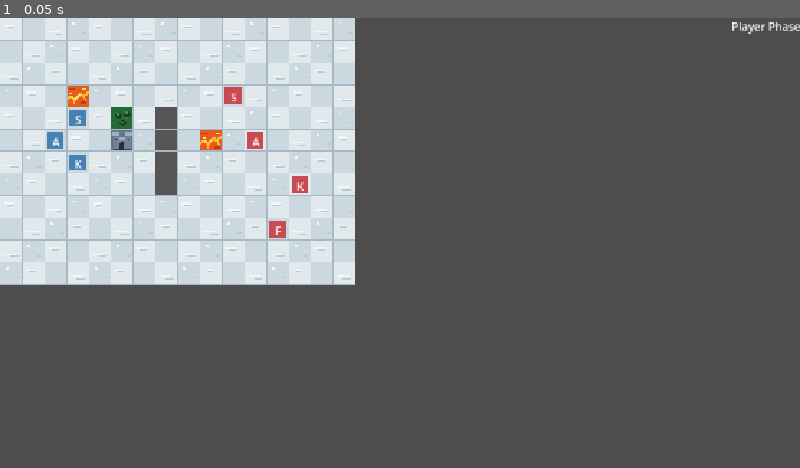
Above: before the commit, frame 1.
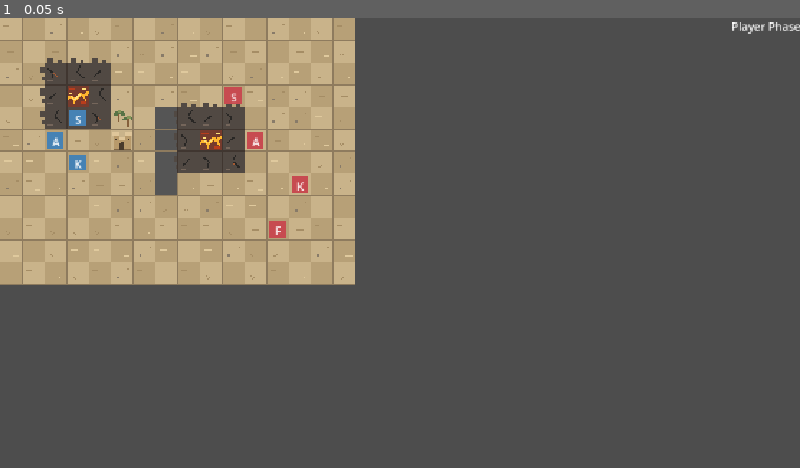
Above: after the commit, the same moment.

Repository: Maxington20/new-game-project
Game: Godot game, scene res://tests/test_encounter_selection.tscn
Same seed, same stepped clock (60 frames per second), same inputs: the game is played once before the commit and once after it. The project has no main scene, so this scene is started directly.
Inputs:
- Up to frame 1 (0.05 s): no input

The runs differ from the first frame. In frame 1, 25% of the frame differs, in the area x 0-45%, y 0-60%.

Commit message:
Updated special tiles to reflect biome they are in and updated adjacent lava tiles

Diff:
--- a/scenes/grid.gd
+++ b/scenes/grid.gd
@@ -47,6 +47,7 @@
 
 
 func _draw() -> void:
+	print("Adjacent to lava: ", is_adjacent_to_lava(Vector2i(3, 4)))
 	for y in range(GRID_HEIGHT):
 		for x in range(GRID_WIDTH):
 			var cell := Vector2i(x, y)
@@ -59,7 +60,20 @@
 			# Base ground colour depends on the map's biome.
 			var color: Color = get_biome_ground_color(cell)
 
-
+			# Lava scorches the surrounding ground.
+			# This is visual only; the terrain's gameplay properties stay unchanged.
+			var scorched: bool = is_adjacent_to_lava(cell)
+
+			# Lava tiles keep their own appearance, even when
+			# another lava tile is adjacent.
+			var current_terrain := get_terrain_at(cell)
+
+			if current_terrain != null:
+				if current_terrain.terrain_type == TerrainResource.TerrainType.LAVA:
+					scorched = false
+
+			if scorched:
+				color = Color("#514943")
 
 			# Special terrain.
 			var terrain := get_terrain_at(cell)
@@ -67,7 +81,7 @@
 			if terrain != null:
 				var terrain_color := get_terrain_color(terrain)
 
-				if terrain_color.a > 0.0:
+				if terrain_color.a > 0.0 and not scorched:
 					color = terrain_color
 
 			# Blocked terrain.
@@ -79,19 +93,29 @@
 
 			# Draw terrain decorations.
 			if not blocked_cells.has(cell):
+				if scorched:
+					draw_scorched_tile(cell, rect.position)
+					draw_scorched_edges(cell, rect.position)
 				if terrain == null or terrain.terrain_type == TerrainResource.TerrainType.PLAINS:
-					match biome:
-						Biome.DESERT:
-							draw_desert_tile(cell, rect.position)
-
-						Biome.GRASSLAND:
-							draw_plains_tile(cell, rect.position)
-
-						Biome.SNOW:
-							draw_snow_tile(cell, rect.position)
+					if not scorched:
+						match biome:
+							Biome.DESERT:
+								draw_desert_tile(cell, rect.position)
+
+							Biome.GRASSLAND:
+								draw_plains_tile(cell, rect.position)
+
+							Biome.SNOW:
+								draw_snow_tile(cell, rect.position)
 				else:
 					match terrain.terrain_type:
 						TerrainResource.TerrainType.FOREST:
+							match biome:
+								Biome.SNOW:
+									draw_snow_tile(cell, rect.position)
+								Biome.DESERT:
+									draw_desert_tile(cell, rect.position)
+
 							draw_forest_tile(rect.position)
 
 						TerrainResource.TerrainType.FORT:
@@ -108,6 +132,13 @@
 					line_color = DESERT_LINES
 				Biome.SNOW:
 					line_color = SNOW_LINES
+
+			# Darker grid lines for volcanic terrain.
+			if scorched or (
+				terrain != null
+				and terrain.terrain_type == TerrainResource.TerrainType.LAVA
+			):
+				line_color = Color("#403630")
 
 			draw_rect(rect, line_color, false, 1.0)
 
@@ -139,11 +170,49 @@
 
 
 func draw_forest_tile(tile_position: Vector2) -> void:
-	# Three small trees arranged in a cluster.
+	if biome == Biome.DESERT:
+		draw_desert_palm(tile_position + Vector2(4, 3))
+		draw_desert_palm(tile_position + Vector2(17, 10))
+		return
+
+	# Existing forest trees for grassland and snow.
 	draw_pixel_tree(tile_position + Vector2(5, 5), 0.85)
 	draw_pixel_tree(tile_position + Vector2(17, 3), 0.85)
 	draw_pixel_tree(tile_position + Vector2(11, 16), 0.85)
 
+
+func draw_desert_palm(position: Vector2) -> void:
+	var trunk_color := Color("#85603c")
+	var leaf_dark := Color("#587346")
+	var leaf_light := Color("#87975b")
+
+	# Narrow palm trunk.
+	draw_rect(
+		Rect2(position + Vector2(6, 7), Vector2(3, 12)),
+		trunk_color
+	)
+
+	# Palm fronds spreading outward.
+	draw_rect(
+		Rect2(position + Vector2(2, 4), Vector2(12, 3)),
+		leaf_dark
+	)
+
+	draw_rect(
+		Rect2(position + Vector2(0, 6), Vector2(5, 3)),
+		leaf_dark
+	)
+
+	draw_rect(
+		Rect2(position + Vector2(11, 6), Vector2(5, 3)),
+		leaf_dark
+	)
+
+	# Lighter upper leaves.
+	draw_rect(
+		Rect2(position + Vector2(5, 2), Vector2(6, 4)),
+		leaf_light
+	)
 
 func draw_pixel_tree(
 	position: Vector2,
@@ -152,6 +221,11 @@
 	var foliage_dark := Color("#164526")
 	var foliage_light := Color("#3c9650")
 	var trunk_color := Color("#795437")
+
+	if biome == Biome.SNOW:
+		foliage_dark = Color("#587b72")
+		foliage_light = Color("#eaf3f7")
+		trunk_color = Color("#59646a")
 
 	# Draw a small trunk.
 	draw_rect(
@@ -417,6 +491,25 @@
 
 	return null
 
+func is_adjacent_to_lava(cell: Vector2i) -> bool:
+	for y_offset in range(-1, 2):
+		for x_offset in range(-1, 2):
+			# Skip the tile itself.
+			if x_offset == 0 and y_offset == 0:
+				continue
+
+			var neighbor := cell + Vector2i(x_offset, y_offset)
+
+			if not is_cell_in_bounds(neighbor):
+				continue
+
+			var terrain := get_terrain_at(neighbor)
+
+			if terrain != null:
+				if terrain.terrain_type == TerrainResource.TerrainType.LAVA:
+					return true
+
+	return false
 
 func get_terrain_color(terrain: TerrainResource) -> Color:
 	if terrain == null:
@@ -424,13 +517,25 @@
 
 	match terrain.terrain_type:
 		TerrainResource.TerrainType.FOREST:
-			return Color("#246b35")
+			match biome:
+				Biome.SNOW:
+					return get_biome_ground_color(Vector2i.ZERO)
+				Biome.DESERT:
+					return get_biome_ground_color(Vector2i.ZERO)
+				_:
+					return Color("#246b35")
 
 		TerrainResource.TerrainType.FORT:
-			return Color("#667788")
+			match biome:
+				Biome.DESERT:
+					return DESERT_LIGHT
+				Biome.SNOW:
+					return SNOW_LIGHT
+				_:
+					return Color("#667788")
 
 		TerrainResource.TerrainType.LAVA:
-			return Color("#e65c20")
+			return Color("#763b2d")
 
 		_:
 			return Color.TRANSPARENT
@@ -453,6 +558,12 @@
 	var stone_light := Color("#a1b0bf")
 	var gate_color := Color("#25303b")
 
+	if biome == Biome.DESERT:
+		stone_dark = Color("#806747")
+		stone_mid = Color("#b89a6b")
+		stone_light = Color("#dfc69a")
+		gate_color = Color("#493b2c")
+
 	# Castle foundation.
 	draw_rect(
 		Rect2(tile_position + Vector2(3, 13), Vector2(26, 17)),
@@ -513,6 +624,30 @@
 		Rect2(tile_position + Vector2(24, 13), Vector2(2, 4)),
 		gate_color
 	)
+
+	if biome == Biome.SNOW:
+		var snow_top := Color("#f0f6fa")
+		var snow_shadow := Color("#b8cad6")
+
+		# Snow covering the tower battlements.
+		for x in [2, 7, 21, 26]:
+			draw_rect(
+				Rect2(tile_position + Vector2(x, 4), Vector2(5, 2)),
+				snow_top
+			)
+
+		# Snow covering the central wall battlements.
+		for x in [12, 17]:
+			draw_rect(
+				Rect2(tile_position + Vector2(x, 11), Vector2(4, 2)),
+				snow_top
+			)
+
+		# Snow accumulated along the base of the fort.
+		draw_rect(
+			Rect2(tile_position + Vector2(3, 28), Vector2(26, 2)),
+			snow_shadow
+		)
 
 
 
@@ -579,7 +714,113 @@
 		lava_hot
 	)
 
-
+func draw_scorched_tile(cell: Vector2i, tile_position: Vector2) -> void:
+	var crack_color := Color("#292725")
+	var ash_color := Color("#75665b")
+
+	# Alternate the details so neighbouring tiles aren't identical.
+	var variation: int = (cell.x * 7 + cell.y * 11) % 3
+
+	match variation:
+		0:
+			draw_line(
+				tile_position + Vector2(5, 9),
+				tile_position + Vector2(13, 15),
+				crack_color,
+				2.0
+			)
+			draw_line(
+				tile_position + Vector2(13, 15),
+				tile_position + Vector2(10, 24),
+				crack_color,
+				2.0
+			)
+
+		1:
+			draw_line(
+				tile_position + Vector2(20, 5),
+				tile_position + Vector2(15, 14),
+				crack_color,
+				2.0
+			)
+			draw_line(
+				tile_position + Vector2(15, 14),
+				tile_position + Vector2(25, 23),
+				crack_color,
+				2.0
+			)
+
+		2:
+			draw_line(
+				tile_position + Vector2(7, 20),
+				tile_position + Vector2(17, 12),
+				crack_color,
+				2.0
+			)
+
+	# Small patches of ash.
+	draw_rect(
+		Rect2(tile_position + Vector2(5, 26), Vector2(7, 2)),
+		ash_color
+	)
+
+	# Occasional faint glow from heat beneath the rock.
+	if (cell.x * 3 + cell.y * 7) % 4 == 0:
+		var ember_color := Color("#a65a32")
+
+		draw_line(
+			tile_position + Vector2(12, 15),
+			tile_position + Vector2(16, 18),
+			ember_color,
+			1.0
+		)
+
+		draw_rect(
+			Rect2(
+				tile_position + Vector2(16, 18),
+				Vector2(2, 2)
+			),
+			ember_color
+		)
+
+func draw_scorched_edges(cell: Vector2i, tile_position: Vector2) -> void:
+	var edge_color := Color("#514943")
+
+	# Only extend scorched ground toward neighbouring
+	# tiles that aren't already scorched or lava.
+	for direction in DIRECTIONS:
+		var neighbor := cell + direction
+
+		if not is_cell_in_bounds(neighbor):
+			continue
+
+		if is_adjacent_to_lava(neighbor):
+			continue
+
+		var neighbor_terrain := get_terrain_at(neighbor)
+
+		if neighbor_terrain != null:
+			if neighbor_terrain.terrain_type == TerrainResource.TerrainType.LAVA:
+				continue
+
+		var edge_position := tile_position + Vector2(direction * CELL_SIZE)
+
+		match direction:
+			Vector2i.UP:
+				draw_rect(Rect2(edge_position + Vector2(5, 27), Vector2(8, 5)), edge_color)
+				draw_rect(Rect2(edge_position + Vector2(19, 29), Vector2(6, 3)), edge_color)
+
+			Vector2i.DOWN:
+				draw_rect(Rect2(edge_position + Vector2(8, 0), Vector2(10, 4)), edge_color)
+				draw_rect(Rect2(edge_position + Vector2(23, 0), Vector2(5, 2)), edge_color)
+
+			Vector2i.LEFT:
+				draw_rect(Rect2(edge_position + Vector2(27, 6), Vector2(5, 9)), edge_color)
+				draw_rect(Rect2(edge_position + Vector2(29, 20), Vector2(3, 6)), edge_color)
+
+			Vector2i.RIGHT:
+				draw_rect(Rect2(edge_position + Vector2(0, 8), Vector2(4, 8)), edge_color)
+				draw_rect(Rect2(edge_position + Vector2(0, 23), Vector2(2, 5)), edge_color)
 
 func draw_plains_tile(cell: Vector2i, tile_position: Vector2) -> void:
 	# A stable pseudo-random pattern based on cell coordinates.
--- a/tests/test_encounter_selection.gd
+++ b/tests/test_encounter_selection.gd
@@ -4,7 +4,7 @@
 
 func _ready() -> void:
 	var run := RunState.new()
-	run.current_encounter = 3
+	run.current_encounter = 2
 
 	var roster: CharacterRoster = load(
 		"res://resources/rosters/default_roster.tres"
Not shown, added: game.zip
